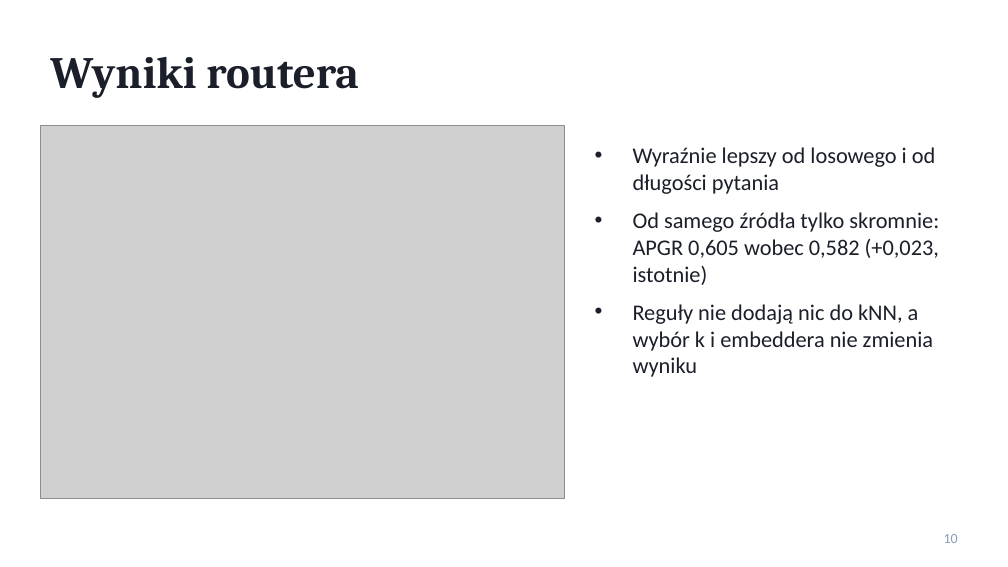
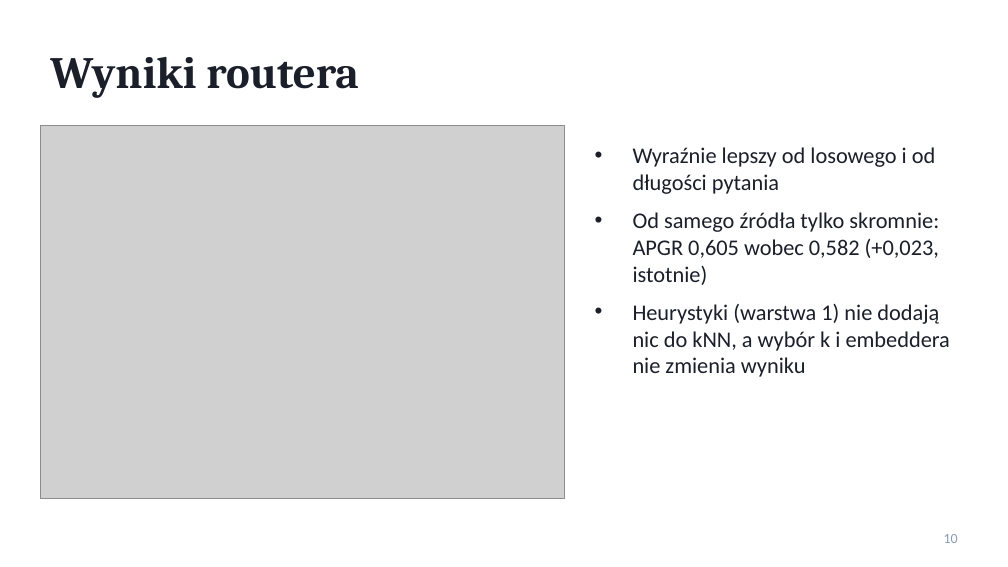
Before and after one commit to philip-melkowski/philip_melkowski_praca_inz, a slide deck: slide 10 of docs/prezentacja_postepy.pptx. Drawn at 1008x567 pixels with LibreOffice and Linux fonts; fonts in the diff are those of the drawing; grey boxes stand for pictures. Boxes give left, top, right and bottom in pixels: in the first picture for what was removed or moved away, otherwise in the second. Text is boxed around its words. In the diff, an @@ line names an element or a change of style, - is before the commit and + after.

```diff
--- a/docs/prezentacja_postepy.pptx
+++ b/docs/prezentacja_postepy.pptx
@@ text at [633,304,950,377]: text changed @@
-• Reguły nie dodają nic do kNN, a wybór k i embeddera nie zmienia wyniku
+• Heurystyki (warstwa 1) nie dodają nic do kNN, a wybór k i embeddera nie zmienia wyniku
```
Also in this commit, not shown: 6 other slides changed, 2 other files.
